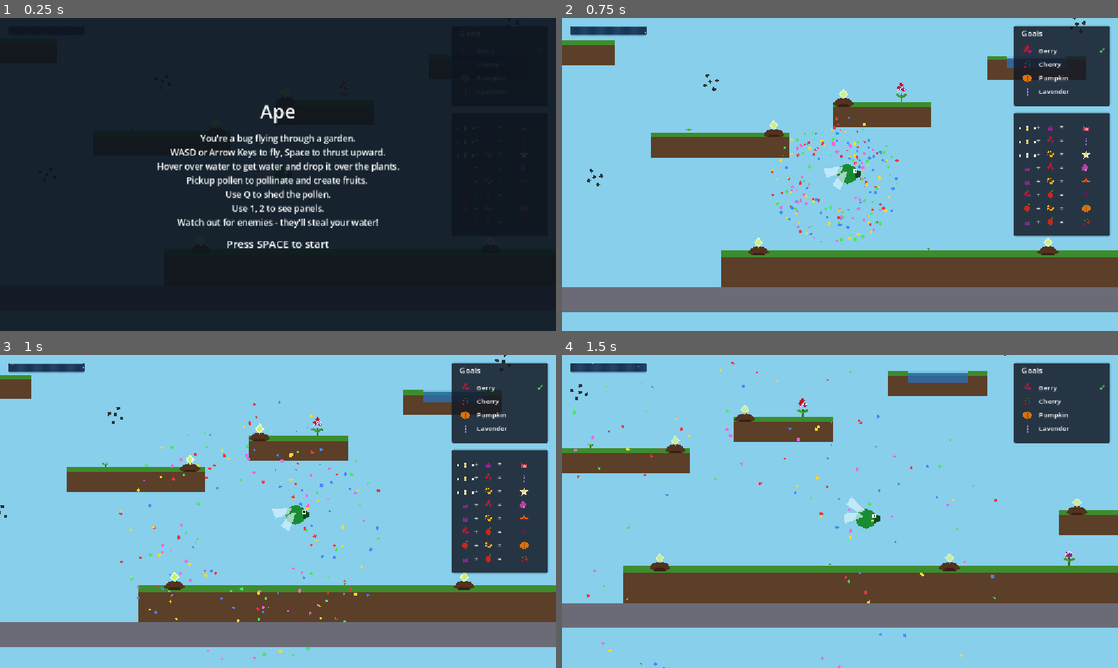
Above: before the commit, frames 1-4 (two rows, left to right).
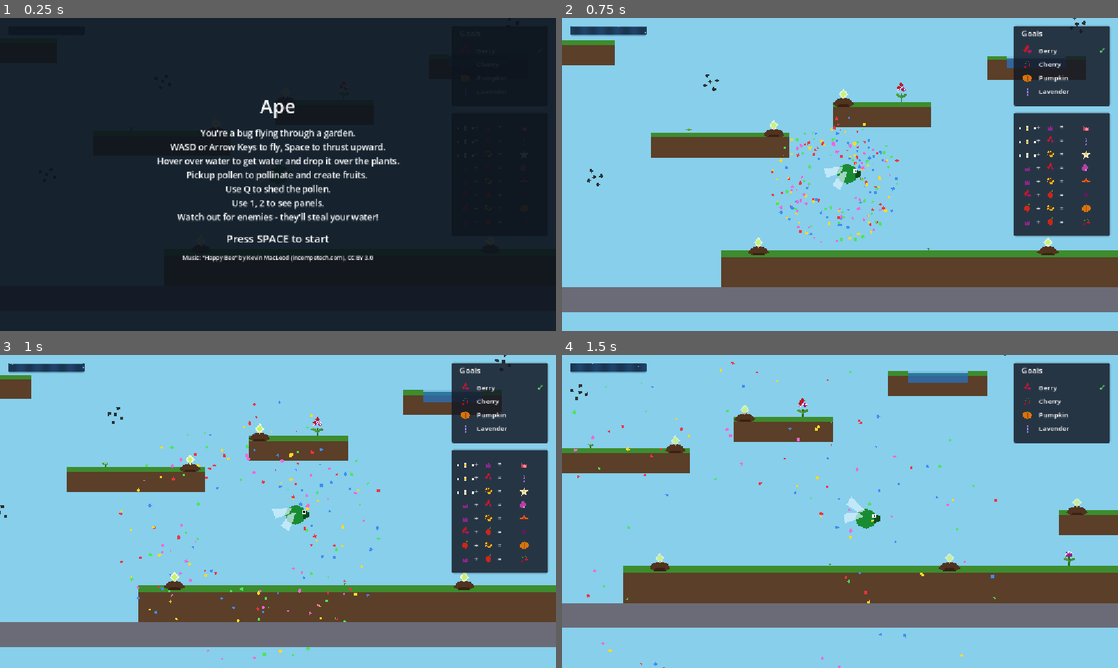
Above: after the commit, the same moments.

Repository: AntonioDrusin/ape
Game: Godot game, scene res://scenes/main.tscn
The game is run twice, just before and just after one commit, with the same random seed, the same clock (stepped at 60 frames per second) and the same inputs.
Inputs:
- Up to frame 1 (0.25 s): no input
- Up to frame 2 (0.75 s): tap Space at 0.5 s; hold D (move_right) from 0.53 s (still down); tap Q (shed_pollen) at 0.6 s
- Up to frame 3 (1 s): keep holding D (move_right); tap Enter (ui_accept) at 0.77 s
- Up to frame 4 (1.5 s): keep holding D (move_right); tap Enter (ui_accept) at 1.07 s; tap 1 (toggle_combo_chart) at 1.35 s

The runs differ from the first frame. In frame 1, 6.4% of the frame differs, in the area x 28-72%, y 26-78%; in frame 2, nothing differs; in frame 3, nothing differs; in frame 4, nothing differs.

Commit message:
Add music attribution to intro screen
Happy Bee by Kevin MacLeod is CC-BY, so the credit needs to be visible in-game, not just in CREDITS.md.

Co-Authored-By: Claude Sonnet 5 <noreply@anthropic.com>

Diff:
--- a/ape/godot/scenes/intro_screen.tscn
+++ b/ape/godot/scenes/intro_screen.tscn
@@ -20,9 +20,9 @@
 anchor_right = 0.5
 anchor_bottom = 0.5
 offset_left = -260.0
-offset_top = -140.0
+offset_top = -150.0
 offset_right = 260.0
-offset_bottom = 140.0
+offset_bottom = 160.0
 grow_horizontal = 2
 grow_vertical = 2
 theme_override_constants/separation = 16
@@ -52,3 +52,10 @@
 theme_override_font_sizes/font_size = 22
 horizontal_alignment = 1
 text = "Press SPACE to start"
+
+[node name="MusicCredit" type="Label" parent="VBoxContainer"]
+layout_mode = 2
+theme_override_font_sizes/font_size = 12
+horizontal_alignment = 1
+autowrap_mode = 2
+text = "Music: \"Happy Bee\" by Kevin MacLeod (incompetech.com), CC BY 3.0"
Not shown, changed: ape/godot/scenes/intro_screen.md
